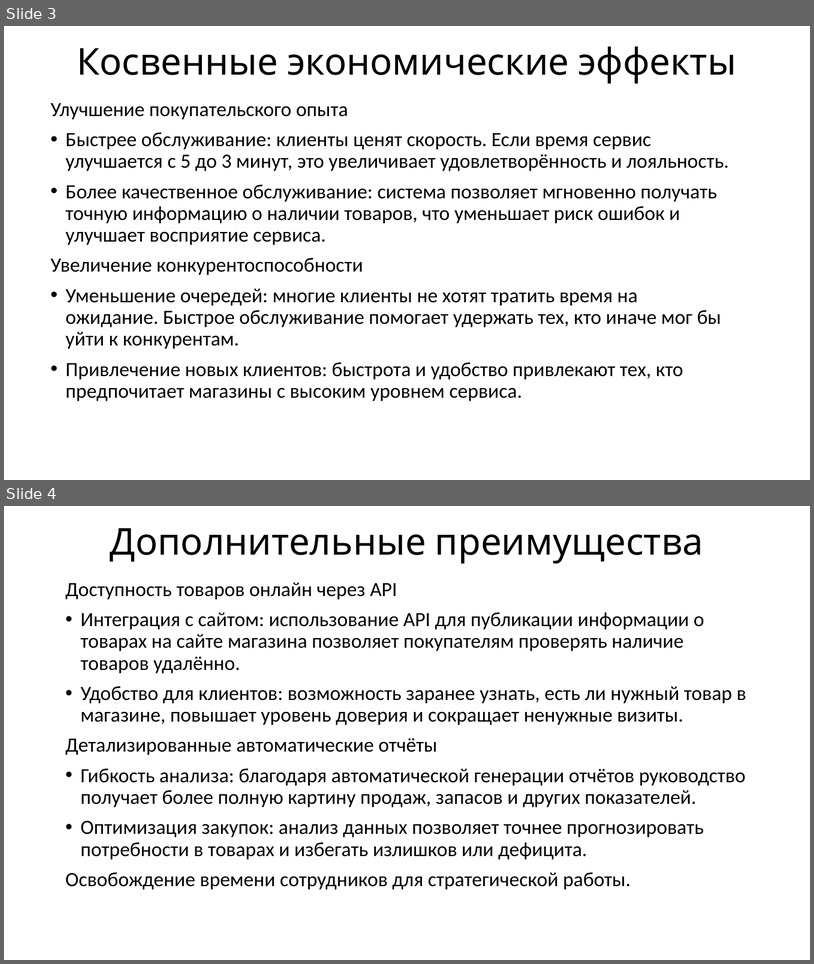
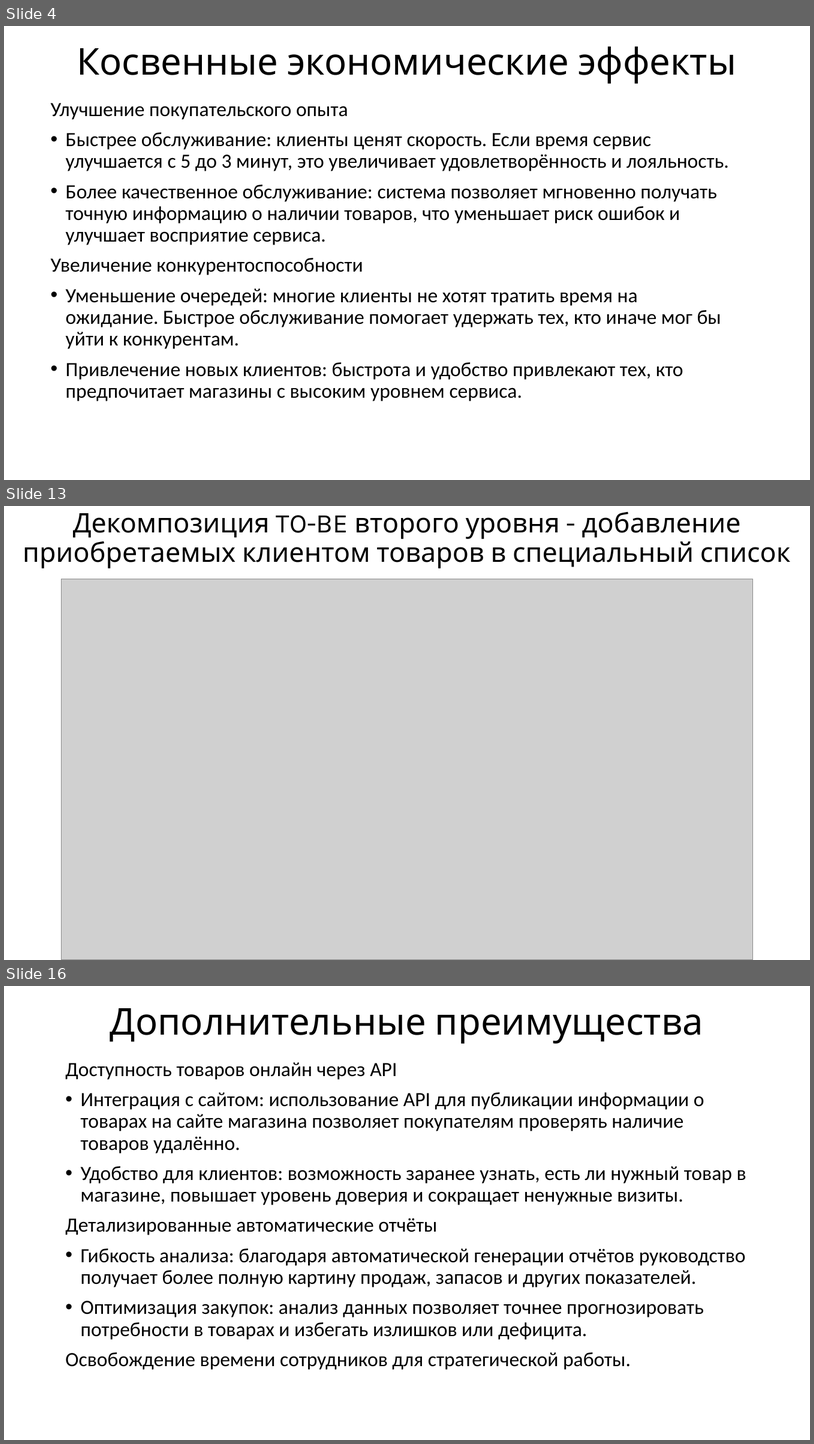
Before and after one commit to Slowpool/diploma-musical-shop-, a slide deck: OuterData/practice_report.pptx. Shown one above the other, each under a label of ours: slides 3 and 4 before the commit, slides 4, 13 and 16 after it; the slides between them are not shown. The pictures are 814x964 and 814x1444 pixels, drawn with LibreOffice and Linux fonts; fonts in the diff are those of the drawing; grey boxes stand for pictures. Boxes give left, top, right and bottom in pixels: in the first picture for what was removed or moved away, otherwise in the second. Text is boxed around its words. In the diff, an @@ line names an element or a change of style, - is before the commit and + after.

```diff
--- a/OuterData/practice_report.pptx
+++ b/OuterData/practice_report.pptx
@@ slide 13 added at (4, 506, 810, 960), background #FFFFFF @@
@@ title added at (23, 512, 791, 568), 32 pt, text #000000 @@
+Декомпозиция TO-BE второго уровня - добавление приобретаемых клиентом товаров в специальный список
@@ picture added at (62, 579, 753, 960) @@
@@ what was slide 3 is now slide 4 @@
@@ what was slide 4 is now slide 16 @@
```
Also in this commit, not shown: 10 other slides added, 12 other files.
